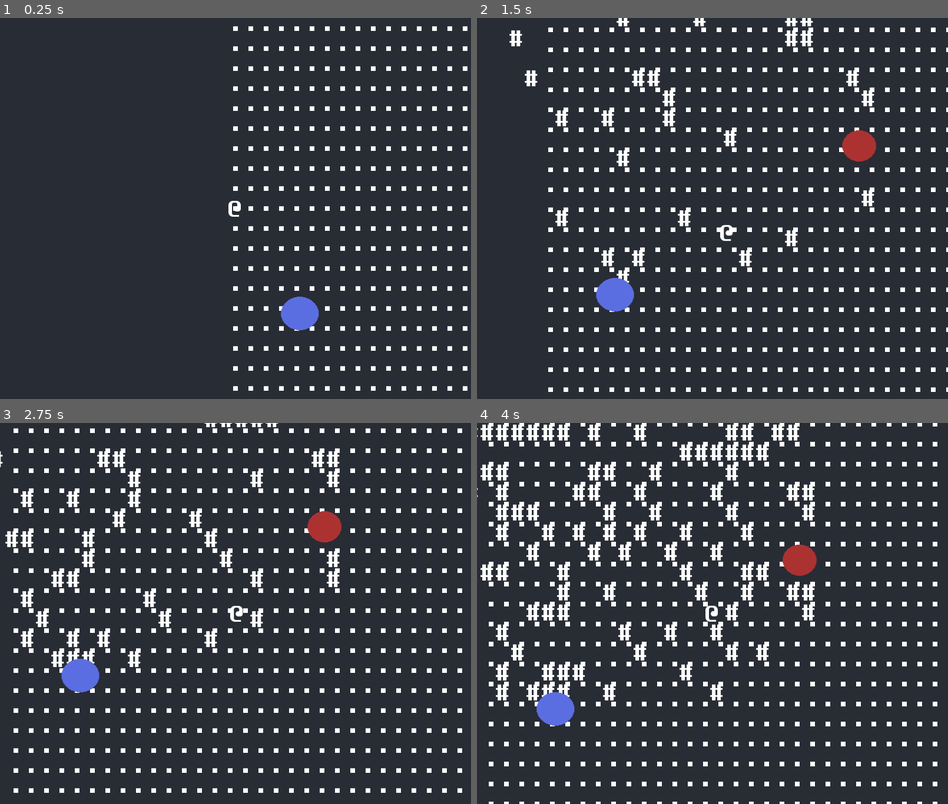
Above: before the commit, frames 1-4 (two rows, left to right).
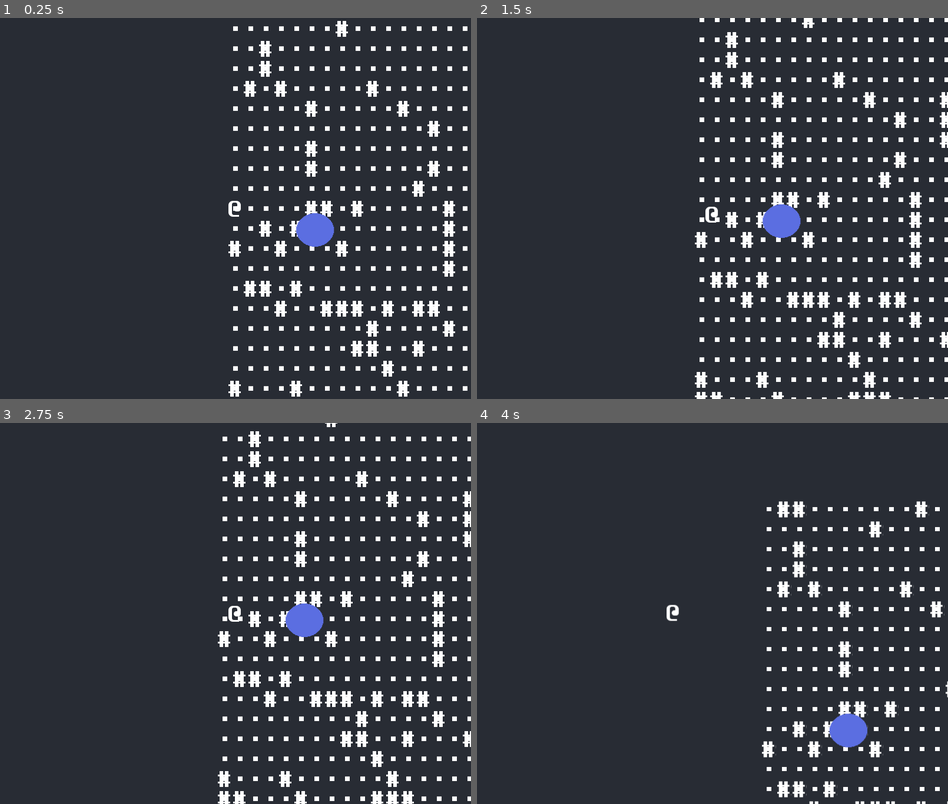
Above: after the commit, the same moments.

Repository: grantlouisherman/TransMigration
Game: Godot game, scene res://scene/main/main_scene.tscn
The game is run twice, just before and just after one commit, with the same random seed, the same clock (stepped at 60 frames per second) and the same inputs.
Inputs:
- Up to frame 1 (0.25 s): no input
- Up to frame 2 (1.5 s): tap Enter at 0.5 s; hold D (move_right) 0.53-1.28 s; hold S (move_down) from 1.28 s (still down)
- Up to frame 3 (2.75 s): release S (move_down) at 2.03 s; hold D (move_right) from 2.03 s (still down)
- Up to frame 4 (4 s): release D (move_right) at 2.78 s; hold W (move_up) 2.78-3.53 s; hold A (move_left) from 3.53 s (still down)

The runs differ from the first frame. In frame 1, 4.0% of the frame differs, in the area x 48-97%, y 0-100%; in frame 2, 17%; in frame 3, 18%; in frame 4, 19%, in the area x 0-100%, y 0-100%.

Commit message:
adding boundaries and cleaned up wall gen

Diff:
--- /dev/null
+++ b/scene/main/Boundary.tscn
@@ -0,0 +1,14 @@
+[gd_scene load_steps=2 format=3 uid="uid://ducumxe5h0upf"]
+
+[sub_resource type="RectangleShape2D" id="RectangleShape2D_77gu7"]
+size = Vector2(807, 20)
+
+[node name="Node2D" type="Node2D"]
+
+[node name="Boundary" type="Node2D" parent="."]
+
+[node name="RigidBody2D" type="Area2D" parent="Boundary"]
+
+[node name="CollisionShape2D" type="CollisionShape2D" parent="Boundary/RigidBody2D"]
+position = Vector2(393.5, 0)
+shape = SubResource("RectangleShape2D_77gu7")
--- /dev/null
+++ b/scene/main/Boundary_vertical.tscn
@@ -0,0 +1,10 @@
+[gd_scene load_steps=2 format=3 uid="uid://4st4tb4a22vd"]
+
+[sub_resource type="RectangleShape2D" id="RectangleShape2D_iy2qw"]
+size = Vector2(39, 679)
+
+[node name="Node2D" type="Area2D"]
+
+[node name="CollisionShape2D" type="CollisionShape2D" parent="."]
+position = Vector2(9.5, 329.5)
+shape = SubResource("RectangleShape2D_iy2qw")
--- a/scene/main/InitWorld.gd
+++ b/scene/main/InitWorld.gd
@@ -25,14 +25,16 @@
 	var viewport_width = viewport_size.x / 2
 	var viewport_height = viewport_size.y /2
 	print("WIDTH: ", viewport_width,"  Height: ",  viewport_height)
-	_create_dungeon(viewport_width/2, viewport_height/2)
+	_create_dungeon(viewport_width/2, viewport_height/2, Floor, GroupName.DUNGEON, false)
 	_create_spawn_point(viewport_width, viewport_height)
+	_create_dungeon(viewport_width/2, viewport_height/2, Wall, GroupName.DUNGEON, true)
 
-func _process(delta: float) -> void:
-	cooldown -= delta
-	if cooldown <= 0:
-		_create_dungeon_walls()
-		cooldown = 1.0
+
+#func _process(delta: float) -> void:
+	#cooldown -= delta
+	#if cooldown <= 0:
+		#_create_dungeon_walls()
+		#cooldown = 1.0
 
 
 func _create_spawn_point(max_x: int, max_y: int):
@@ -56,27 +58,17 @@
 	new_sprite.add_to_group(group)
 	add_child(new_sprite)
 	sprite_created.emit(new_sprite)
-#
-#
-func _create_dungeon_walls():
-	for i in range(100):
-		var rand_x = rng.randf_range(DungeonSize.MAX_X*-1, DungeonSize.MAX_X)
-		var rand_y = rng.randf_range(DungeonSize.MAX_Y*-1,  DungeonSize.MAX_Y )
-		var row = rand_x
-		var column = rand_y
-		_create_sprite(Wall,
-			GroupName.DUNGEON,
-			row,
-			column,
-			DungeonSize.MAX_X,
-			DungeonSize.MAX_Y)
 
-#
-func _create_dungeon(width:int, height:int):
+func _create_dungeon(width:int, height:int, prefab: PackedScene, group: String, doRandom: bool):
 	var xPos = 0
 	var yPos = 0
 	while yPos < height:
-		_create_sprite(Floor, GroupName.DUNGEON, xPos, yPos, 1, 1)
+		var rand_number = rng.randi_range(0,5)
+		if doRandom:
+			if rand_number == 1:
+				_create_sprite(prefab, group, xPos, yPos, 1, 1)
+		else:
+			_create_sprite(prefab, group, xPos, yPos, 1, 1)
 		xPos+=1
 		if xPos == spawn_point_x:
 			xPos+=1
--- a/scene/main/main_scene.tscn
+++ b/scene/main/main_scene.tscn
@@ -1,9 +1,11 @@
-[gd_scene load_steps=5 format=3 uid="uid://bxex6ljv1ufox"]
+[gd_scene load_steps=7 format=3 uid="uid://bxex6ljv1ufox"]
 
 [ext_resource type="Script" path="res://scene/main/InitWorld.gd" id="1_cu24e"]
 [ext_resource type="Script" path="res://scene/main/main_scene.gd" id="1_lr2yx"]
 [ext_resource type="PackedScene" uid="uid://fkx7vp44rkx8" path="res://scene/points/point_a.tscn" id="4_sceke"]
 [ext_resource type="PackedScene" uid="uid://cfnpxlf17rjg4" path="res://scene/points/point_b.tscn" id="4_vkjs4"]
+[ext_resource type="PackedScene" uid="uid://ducumxe5h0upf" path="res://scene/main/Boundary.tscn" id="5_t7cbe"]
+[ext_resource type="PackedScene" uid="uid://4st4tb4a22vd" path="res://scene/main/Boundary_vertical.tscn" id="6_dnnuh"]
 
 [node name="MainScene" type="Node2D" groups=["pc"]]
 script = ExtResource("1_lr2yx")
@@ -21,5 +23,18 @@
 fit_content = true
 
 [node name="Point_A" parent="." instance=ExtResource("4_sceke")]
+position = Vector2(76, 118)
 
 [node name="Point B" parent="." instance=ExtResource("4_vkjs4")]
+position = Vector2(26, -142)
+
+[node name="Boundary_1" parent="." instance=ExtResource("5_t7cbe")]
+
+[node name="Boundary_2" parent="." instance=ExtResource("5_t7cbe")]
+position = Vector2(4, 503)
+
+[node name="Boundary_3" parent="." instance=ExtResource("6_dnnuh")]
+position = Vector2(-6, 17)
+
+[node name="Boundary_4" parent="." instance=ExtResource("6_dnnuh")]
+position = Vector2(810, 6)
--- a/scene/points/point_a.tscn
+++ b/scene/points/point_a.tscn
@@ -10,6 +10,7 @@
 radius = 25.6125
 
 [node name="Node2D" type="Node2D"]
+position = Vector2(15, -106)
 
 [node name="Red" type="StaticBody2D" parent="."]
 
@@ -19,5 +20,5 @@
 texture = SubResource("AtlasTexture_7nuyj")
 
 [node name="CollisionShape2D" type="CollisionShape2D" parent="Red"]
-position = Vector2(574, 321)
+position = Vector2(574, 328)
 shape = SubResource("CircleShape2D_0efx8")
